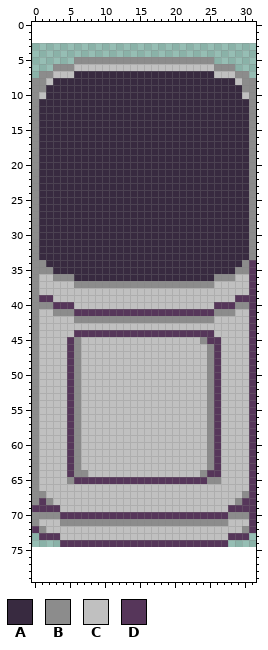
Sprite sheet: Assets/Resources/Images/Tilesets/Mirror room/wall1.png. The picture above was drawn from the file before the commit.
The file is 32x72 pixels. The old version is drawn lined up with the new one, on the new canvas.
Palette (. is transparent): A #382a40  B #8c8c8c  C #c0c0c0  D #56365a
Now the later version:
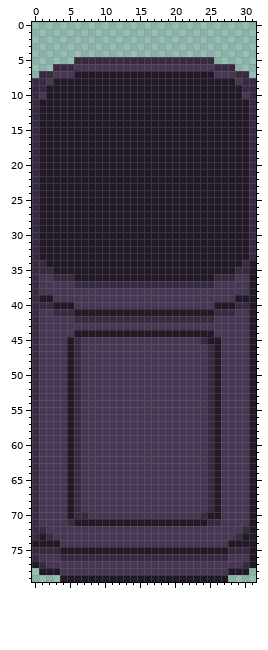
Changes in this commit:
canvas 32x72 -> 32x80, the old top-left corner now at 0,3
colour A: #382a40 -> #211926
colour B: #8c8c8c -> #382a40
colour C: #c0c0c0 -> #483754
Changed rows in their new state; - is a pixel that keeps its letter.
first column x 0:
34 -------------------------------A
35 -------------------------------A
36 -------------------------------A
37 -------------------------------A
38 -------------------------------A
39 -AA--------------------------AAA
40 ---AAA--------------------AAA--A
41 ------AAAAAAAAAAAAAAAAAAAA-----A
42 -------------------------------A
43 -------------------------------A
44 ------AAAAAAAAAAAAAAAAAAAA-----A
45 -----A-------------------AA----A
46 -----A--------------------A----A
47 -----A--------------------A----A
48 -----A--------------------A----A
49 -----A--------------------A----A
50 -----A--------------------A----A
51 -----A--------------------A----A
52 -----A--------------------A----A
53 -----A--------------------A----A
54 -----A--------------------A----A
55 -----A--------------------A----A
56 -----A--------------------A----A
57 -----A--------------------A----A
58 -----A--------------------A----A
59 -----A--------------------A----A
60 -----A--------------------A----A
61 -----A--------------------A----A
62 -----A--------------------A----A
63 -----A--------------------A----A
64 -----A-C----------------CBA----A
65 -----ABCCCCCCCCCCCCCCCCCC-A----A
66 -----AB------------------BA----A
67 -C---AB------------------BA---CA
68 -CC--AB------------------BA--CCA
69 BCCC-AB------------------BA-CCCA
70 -CCCCABBCCCCCCCCCCCCCCCCBAACCCCA
71 ----C-AAAAAAAAAAAAAAAAAAA--C---A
72 B------------------------------A
73 BABC------------------------CBAA
74 AAAACCCCCCCCCCCCCCCCCCCCCCCCAAAA
75 BBBBAAAAAAAAAAAAAAAAAAAAAAAABBBA
76 BCCCBBBBBBBBBBBBBBBBBBBBBBBBCCCA
77 ABCCCCCCCCCCCCCCCCCCCCCCCCCCCCBA
78 -AAACCCCCCCCCCCCCCCCCCCCCCCCAAA-
79 ----AAAAAAAAAAAAAAAAAAAAAAAA----
Pixel boxes of the changes (left, top, right, bottom) in both pictures:
changed: (32, 57, 256, 582)
